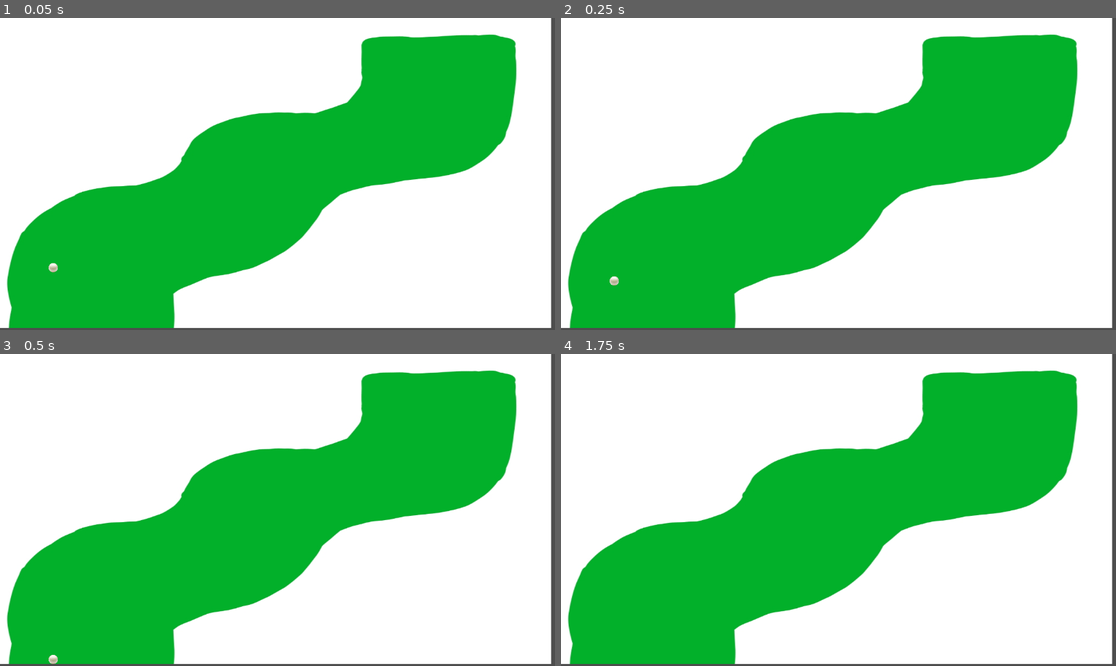
Above: before the commit, frames 1-4 (two rows, left to right).
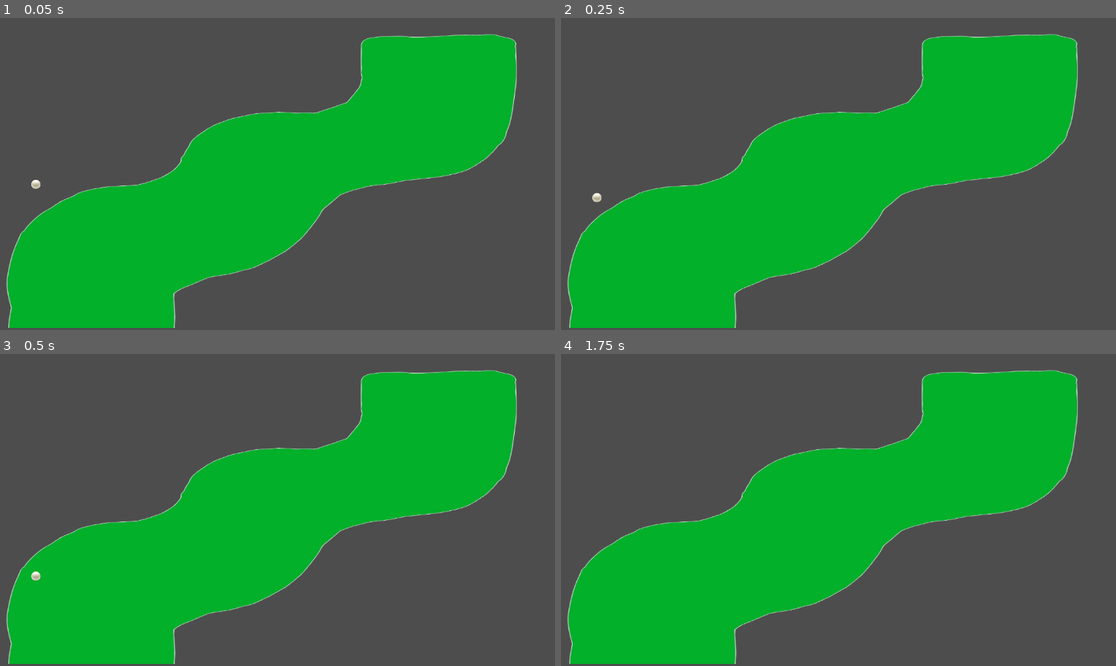
Above: after the commit, the same moments.

Repository: magedeungaro/sinuca-sem-sinuca
Game: Godot game, scene res://fase_1.tscn
Same seed, same stepped clock (60 frames per second), same inputs: the game is played once before the commit and once after it.
Inputs:
- Up to frame 1 (0.05 s): no input
- Up to frame 2 (0.25 s): no input
- Up to frame 3 (0.5 s): no input
- Up to frame 4 (1.75 s): tap Enter at 1.25 s

The runs differ from the first frame. In frame 1, 60% of the frame differs, in the area x 0-100%, y 0-100%; in frame 2, 60%; in frame 3, 60%; in frame 4, 60%.

Commit message:
changes to pista

Diff:
--- a/Scenes/pista.tscn
+++ b/Scenes/pista.tscn
@@ -1,6 +1,6 @@
 [gd_scene load_steps=2 format=3 uid="uid://cbbjivddbmugd"]
 
-[ext_resource type="Texture2D" uid="uid://dprsqehmjimmr" path="res://images/pista.jpg" id="1_8gasy"]
+[ext_resource type="Texture2D" uid="uid://cnfg72mc2ffk1" path="res://images/pista.png" id="1_h3u08"]
 
 [node name="pista" type="Node"]
 
@@ -8,7 +8,7 @@
 offset_right = 1000.0
 offset_bottom = 1000.0
 scale = Vector2(1.14353, 0.643813)
-texture = ExtResource("1_8gasy")
+texture = ExtResource("1_h3u08")
 expand_mode = 1
 
 [node name="Area2D" type="Area2D" parent="."]
--- a/fase_1.tscn
+++ b/fase_1.tscn
@@ -8,4 +8,4 @@
 [node name="pista" parent="." instance=ExtResource("2_2gxnf")]
 
 [node name="Bola" parent="pista" instance=ExtResource("2_xv1x7")]
-position = Vector2(100, 507)
+position = Vector2(64, 334)
Binary file added: images/pista.png
Not shown, added: images/pista.png.import
